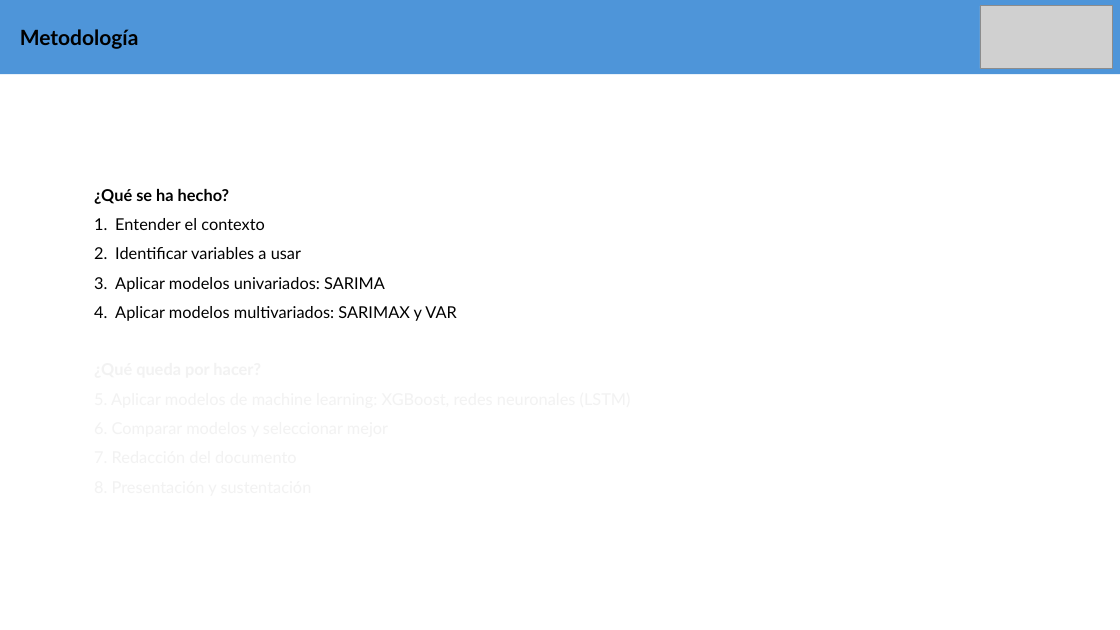
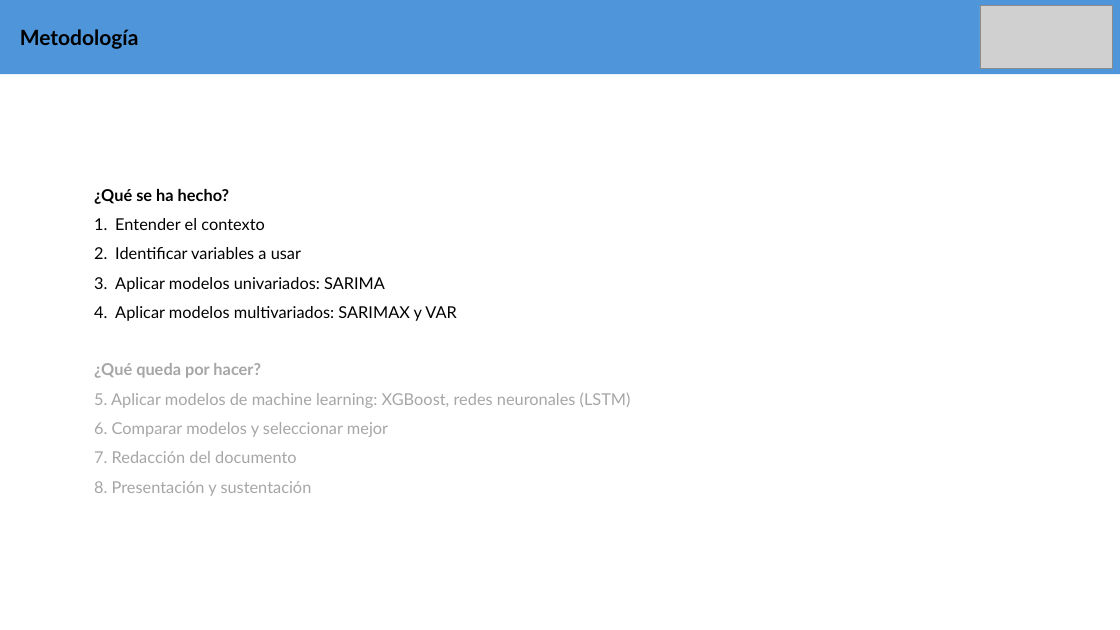
Before and after one commit to pedr0jos3/Mi-tesis, a slide deck: slide 6 of PresentacionAvances.pptx. Drawn at 1120x630 pixels with LibreOffice and Linux fonts; fonts in the diff are those of the drawing; grey boxes stand for pictures. Boxes give left, top, right and bottom in pixels: in the first picture for what was removed or moved away, otherwise in the second. Text is boxed around its words. In the diff, an @@ line names an element or a change of style, - is before the commit and + after.

```diff
--- a/PresentacionAvances.pptx
+++ b/PresentacionAvances.pptx
@@ text added at [94,363,631,496], 14 pt, text #A6A6A6 @@
+¿Qué queda por hacer?
+5. Aplicar modelos de machine learning: XGBoost, redes neuronales (LSTM)
+6. Comparar modelos y seleccionar mejor
+7. Redacción del documento
+8. Presentación y sustentación
```
Also in this commit, not shown: 1 other slide changed, 7 other files.
